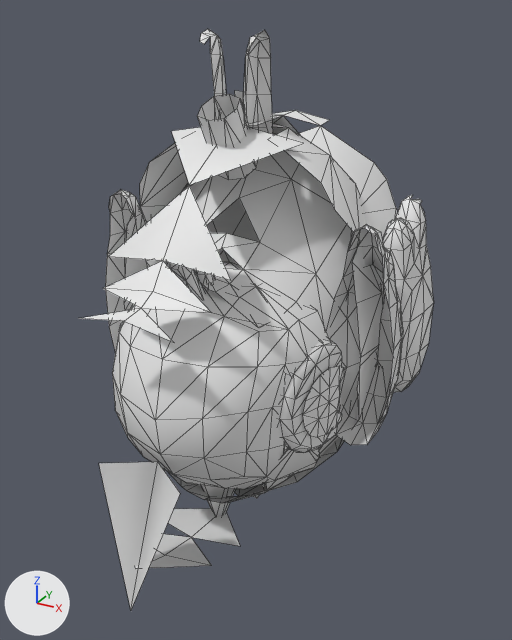
Two versions of the OBJ model crates/alife_game_app/assets/production_voxel_v1/creature_parts/generated/sparrow_full_parts.obj, one commit apart.
The view is the same before and after, from a camera (50 mm lens) standing at (0.936, -1.562, 0.838) and looking at (0.039, 0.069, 0.022). Lighting does not change. The marker at lower left points along +X, +Y and +Z. The older version comes first. Mesh edges are drawn as thin lines. Where no turn or scale is listed for an object, it has been applied to the vertices. Vertices at exactly the same position are counted once.

Objects in the first picture: 'part_head', 'part_left_arm', 'part_left_leg', 'part_right_arm', 'part_right_leg', 'part_torso'.
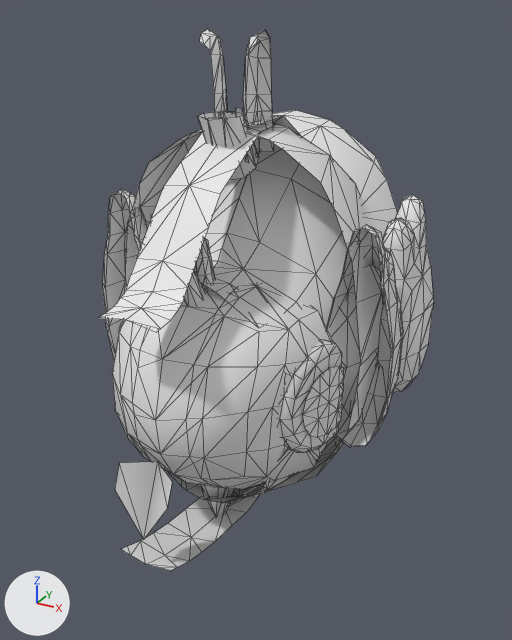
Changed parts and their boxes (x1, y1, x2, y2) in the pictures (512 x 640 px):
'part_head', reshaped
    before: (112, 262, 344, 516)
    after: (112, 238, 344, 516)
'part_right_arm', reshaped
    before: (203, 110, 434, 503)
    after: (201, 110, 434, 503)
'part_torso', reshaped (21% narrower, 11% shorter)
    before: (79, 91, 303, 609)
    after: (99, 108, 275, 571)
'part_left_leg', reshaped
    before: (105, 30, 300, 498)
    after: (103, 30, 300, 498)
'part_left_arm', reshaped (mostly hidden)
    before: (164, 110, 295, 499)
    after: (168, 110, 295, 499)
part 1 of me_part_head, added
    after: (120, 238, 344, 516)
part 2 of me_part_left_arm, built on (mostly hidden)
    before: (181, 480, 209, 499)
    after: (181, 115, 283, 499)
part 3 of me_part_left_leg, added
    after: (193, 30, 300, 498)
part 4 of me_part_left_leg, added
    after: (103, 184, 141, 359)
part 5 of me_part_right_arm, built on
    before: (203, 110, 434, 502)
    after: (201, 110, 434, 502)
part 6 of me_part_right_leg, built on
    before: (200, 33, 383, 491)
    after: (200, 33, 393, 491)
part 7 of me_part_torso, reshaped
    before: (79, 91, 303, 342)
    after: (99, 108, 275, 332)
part 8 of me_part_torso, cut back
    before: (99, 462, 240, 609)
    after: (115, 462, 257, 571)

Diff of the bpy script that builds the scene:
```diff
--- a/crates/alife_game_app/assets/production_voxel_v1/creature_parts/generated/sparrow_full_parts.obj.py
+++ b/crates/alife_game_app/assets/production_voxel_v1/creature_parts/generated/sparrow_full_parts.obj.py
@@ me_part_head @@
 # used by ob_part_head; location = (0.0, 0.0, 0.0)
-me_part_head.from_pydata(...)  # 439 vertices, 664 faces; spans x -0.34..0.34, y -0.372..0.0, z -0.581..0.33
+me_part_head.from_pydata(...)  # 570 vertices, 898 faces; spans x -0.341..0.341, y -0.372..0.0, z -0.581..0.33
+# me_part_head part 1: 131 vertices added at x -0.341..0.341, y -0.357..0.0, z -0.473..0.33
@@ me_part_left_arm @@
 # used by ob_part_left_arm; location = (0.0, 0.0, 0.0)
-me_part_left_arm.from_pydata(...)  # 235 vertices, 323 faces; spans x -0.462..0.0, y -0.17..0.38, z -0.55..0.565
+me_part_left_arm.from_pydata(...)  # 290 vertices, 409 faces; spans x -0.462..0.0, y -0.17..0.38, z -0.55..0.565
+# me_part_left_arm part 2
+# 70 faces are deleted
+# 55 vertices are added at x -0.383..0.0, y -0.17..0.38, z -0.527..0.523
+# 156 new faces join them
@@ me_part_left_leg @@
 # used by ob_part_left_leg; location = (0.0, 0.0, 0.0)
-me_part_left_leg.from_pydata(...)  # 245 vertices, 405 faces; spans x -0.463..0.08, y 0.0..0.701, z -0.541..0.792
+me_part_left_leg.from_pydata(...)  # 317 vertices, 524 faces; spans x -0.463..0.08, y 0.0..0.701, z -0.541..0.792
+# me_part_left_leg part 3: 39 vertices added at x 0.0..0.08, y 0.0..0.503, z -0.527..0.791
+# me_part_left_leg part 4: 33 vertices added at x -0.462..-0.273, y 0.0, z -0.391..0.313
@@ me_part_right_arm @@
 # used by ob_part_right_arm; location = (0.0, 0.0, 0.0)
-me_part_right_arm.from_pydata(...)  # 235 vertices, 323 faces; spans x 0.0..0.462, y -0.17..0.38, z -0.55..0.565
+me_part_right_arm.from_pydata(...)  # 290 vertices, 409 faces; spans x 0.0..0.462, y -0.17..0.38, z -0.55..0.565
+# me_part_right_arm part 5
+# 62 faces are deleted
+# 55 vertices are added at x 0.0..0.383, y -0.17..0.38, z -0.527..0.523
+# 148 new faces join them
@@ me_part_right_leg @@
 # used by ob_part_right_leg; location = (0.0, 0.0, 0.0)
-me_part_right_leg.from_pydata(...)  # 251 vertices, 410 faces; spans x -0.08..0.463, y 0.0..0.701, z -0.541..0.791
+me_part_right_leg.from_pydata(...)  # 308 vertices, 509 faces; spans x -0.08..0.463, y 0.0..0.701, z -0.541..0.791
+# me_part_right_leg part 6
+# 54 faces are deleted
+# 57 vertices are added at x -0.08..0.462, y 0.0..0.503, z -0.527..0.6
+# 153 new faces join them
@@ me_part_torso @@
 # used by ob_part_torso; location = (0.0, 0.0, 0.0)
-me_part_torso.from_pydata(...)  # 48 vertices, 38 faces; spans x -0.194..0.194, y -0.522..0.105, z -0.568..0.646
+me_part_torso.from_pydata(...)  # 114 vertices, 119 faces; spans x -0.08..0.08, y -0.45..0.1, z -0.568..0.6
+# me_part_torso part 7: 1 vertex moved from x 0.0, y 0.003, z 0.646 to x 0.029, y 0.017, z 0.6; 20 vertices removed from x -0.194..0.194, y -0.459..0.105, z 0.192..0.644; 67 vertices added at x -0.08..0.08, y -0.45..0.1, z 0.201..0.6
+# me_part_torso part 8: 8 vertices removed from x -0.162..0.162, y -0.522..-0.244, z -0.568..-0.203; 27 vertices added at x -0.08..0.08, y -0.45..0.1, z -0.55..-0.204
```
